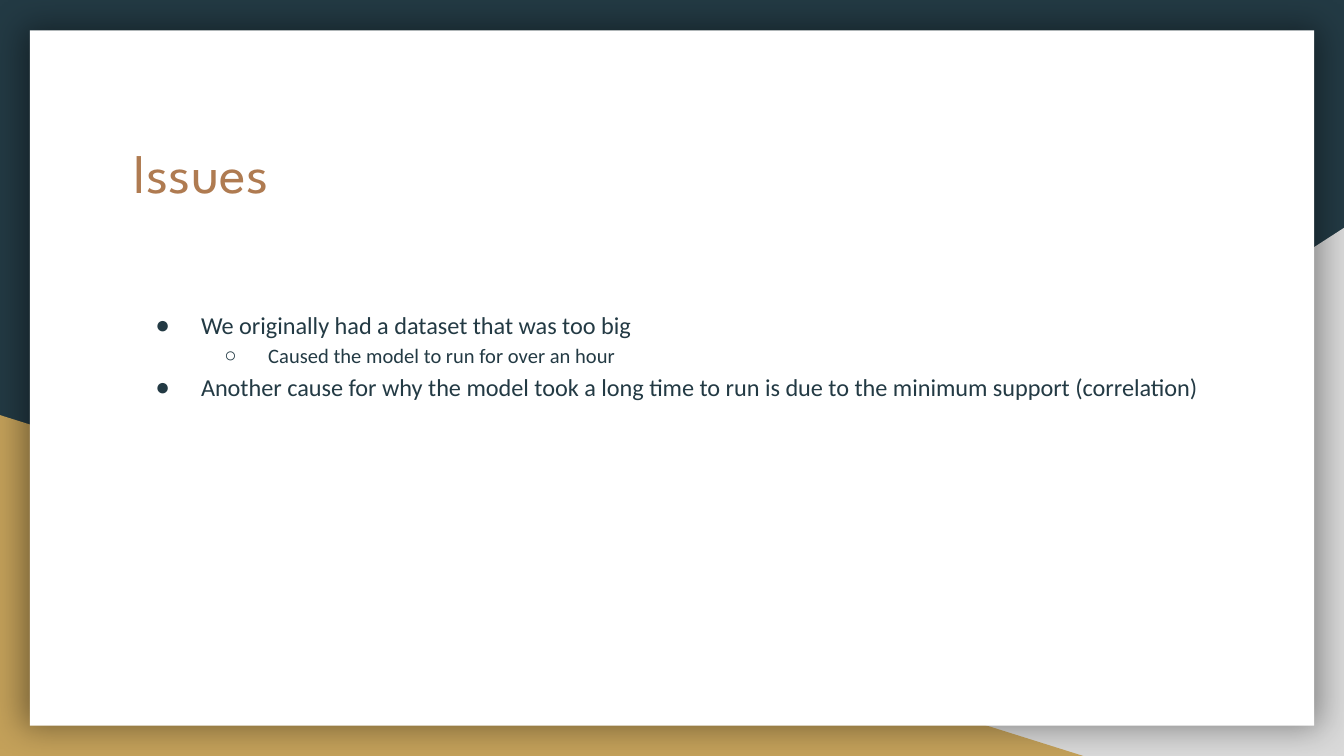
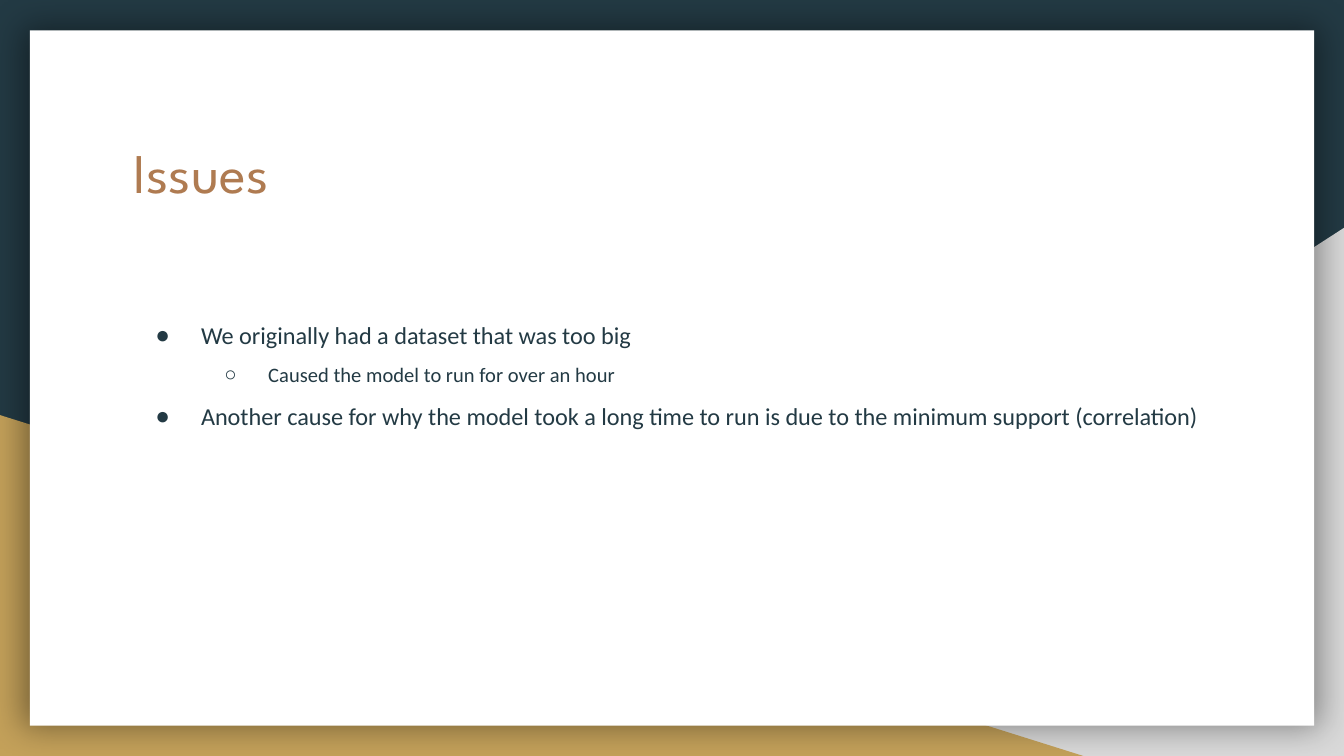
Before and after one commit to btully12/CS430-Class-Notebooks, a slide deck: slide 3 of GP_2_CS430/Eclat/ECLAT Algorithm-2.pptx. Drawn at 1344x756 pixels with LibreOffice and Linux fonts; fonts in the diff are those of the drawing. Boxes give left, top, right and bottom in pixels: in the first picture for what was removed or moved away, otherwise in the second. Text is boxed around its words. In the diff, an @@ line names an element or a change of style, - is before the commit and + after.

```diff
--- a/GP_2_CS430/Eclat/ECLAT Algorithm-2.pptx
+++ b/GP_2_CS430/Eclat/ECLAT Algorithm-2.pptx
@@ text "We originally had a dataset ..." at [201, 327, 1197, 429]: line spacing 1.15 to 1.5 @@
```
Also in this commit, not shown: 1 other slide changed.
